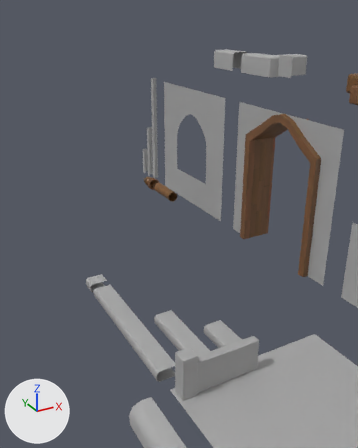
The FBX model Assets/Art/Environment_Art/Modules/ModularAssets2.fbx as it was, and as the next commit left it.
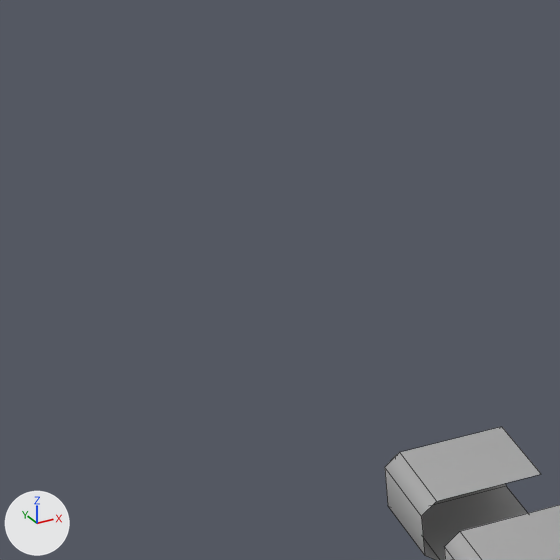
Old and new are each drawn from a camera (50 mm lens) standing at (2.22, 0.53, 4.4) and looking at (6.68, 8.64, 0.34) and again close up on the part from 9% to 31% of the width and 48% to 65% of the height. The axes (+X, +Y, +Z) are drawn at lower left. The lights are the same throughout. The close-ups show mesh edges as thin lines. Where no turn or scale is listed for an object, it has been applied to the vertices.

Names of what the first close-up shows: 'RoofCorner_Corner', 'RoofCorner_x8'.
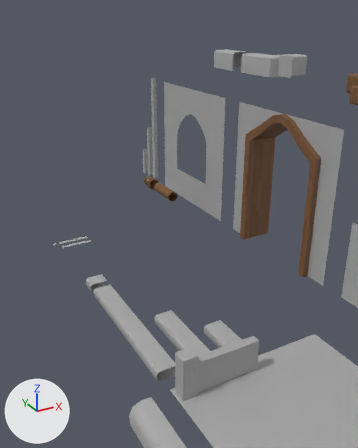
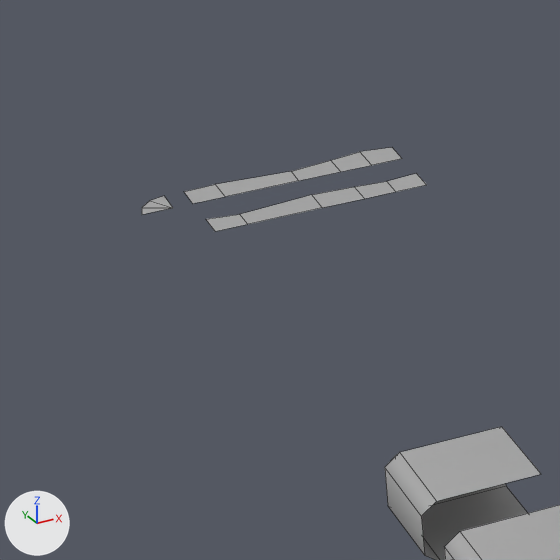
Changed parts and their boxes [x1, y1, x2, y2] in the close-ups (560 x 560 px):
'PaperEdge2', added
    after: [206, 173, 426, 231]
'PaperEdge1', added
    after: [185, 147, 402, 204]
'PaperEdgeCorner', added
    after: [142, 196, 173, 214]

The change, as a list of edits to the scene's bpy script:
```text
Add me_mesh_034:
    me_mesh_034.from_pydata([(-0.3, -0.051, 0.0), (0.3, -0.051, 0.0), (0.0, -0.051, 0.0), (-0.3, 0.035, 0.0), (0.0, 0.019, 0.0), (0.3, 0.035, 0.0), (-0.21, -0.051, 0.0), (-0.21, 0.038, 0.0), (0.12, -0.051, 0.0), (0.12, 0.035, 0.0), (0.21, -0.051, 0.0), (0.21, 0.051, 0.0)], [], [(0, 6, 7, 3), (2, 8, 9, 4), (7, 6, 2, 4), (9, 8, 10, 11), (11, 10, 1, 5)])
    me_mesh_034.materials.append(mat_standardsurface1)  # grey #aaaaaa
Add me_mesh_035:
    me_mesh_035.from_pydata([(-0.3, -0.047, 0.0), (0.3, -0.047, 0.0), (0.0, -0.047, 0.0), (-0.3, 0.039, 0.0), (0.0, 0.047, 0.0), (0.3, 0.039, 0.0), (-0.21, -0.047, 0.0), (-0.21, 0.023, 0.0), (0.12, -0.047, 0.0), (0.12, 0.039, 0.0), (0.21, -0.047, 0.0), (0.21, 0.029, 0.0)], [], [(0, 6, 7, 3), (2, 8, 9, 4), (7, 6, 2, 4), (9, 8, 10, 11), (11, 10, 1, 5)])
    me_mesh_035.materials.append(mat_standardsurface1)  # grey #aaaaaa
Add me_mesh_033:
    me_mesh_033.from_pydata([(0.0432, 0.0432, 0.0), (0.0, 0.0316, 0.0), (-0.0316, 0.0, 0.0), (-0.0432, -0.0432, 0.0), (0.0432, -0.0432, 0.0)], [], [(0, 1, 4), (1, 2, 4), (2, 3, 4)])
    me_mesh_033.materials.append(mat_standardsurface1)  # grey #aaaaaa
Add ob_paperedge1:
    ob_paperedge1 = bpy.data.objects.new('PaperEdge1', me_mesh_034)
    ob_paperedge1.location = (4.761, 9.66, 0.0)
Add ob_paperedge2:
    ob_paperedge2 = bpy.data.objects.new('PaperEdge2', me_mesh_035)
    ob_paperedge2.location = (4.763, 9.459, 0.0)
Add ob_paperedgecorner:
    ob_paperedgecorner = bpy.data.objects.new('PaperEdgeCorner', me_mesh_033)
    ob_paperedgecorner.location = (4.362, 9.652, 0.0)
```
